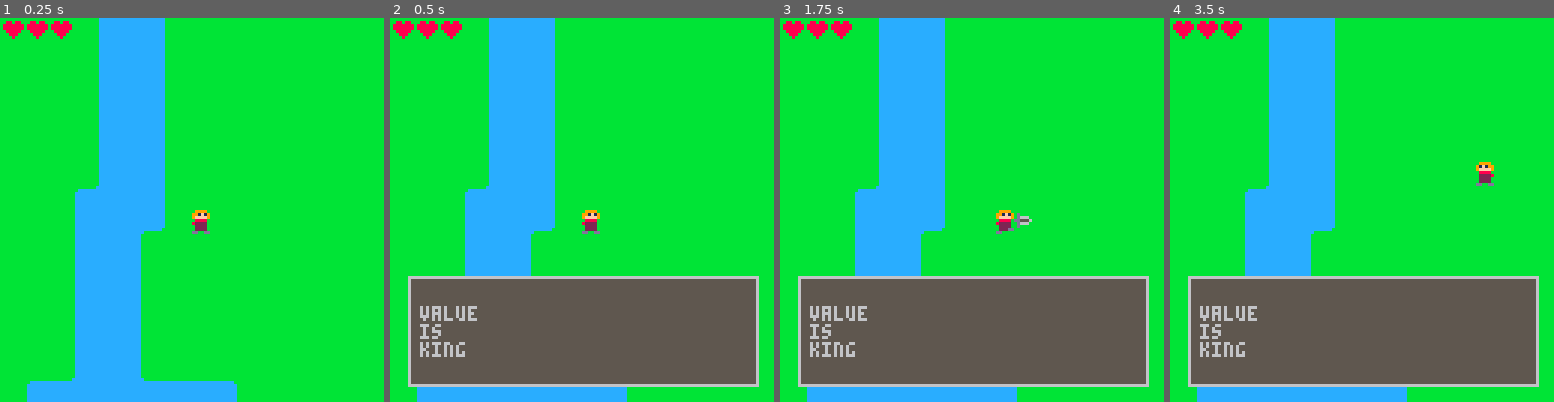
Above: before the commit, frames 1-4 (left to right).
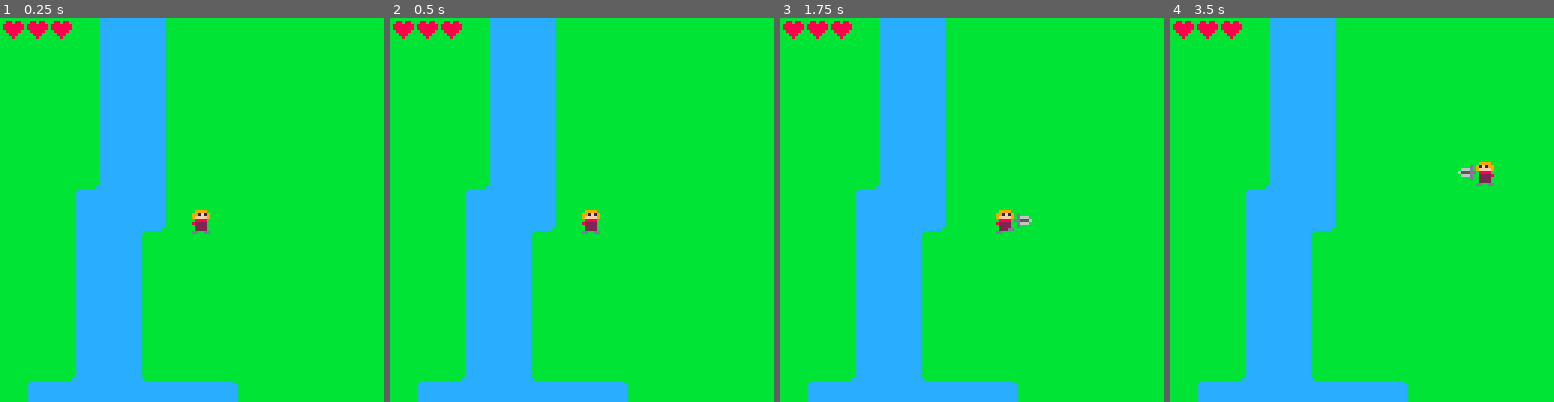
Above: after the commit, the same moments.

Repository: annydalch/pico8adventure
Game: PICO-8 cartridge adventure.p8
The game is run twice, just before and just after one commit, with the same random seed, the same clock (stepped at 60 frames per second) and the same inputs.
Inputs:
- Up to frame 1 (0.25 s): no input
- Up to frame 2 (0.5 s): tap X (X key) at 0.33 s
- Up to frame 3 (1.75 s): tap O (Z key) at 0.7, 1.7 s; tap X (X key) at 1.07 s; hold Right from 1.6 s (still down)
- Up to frame 4 (3.5 s): tap X (X key) at 1.85, 2.97 s; release Right at 2.1 s; tap O (Z key) every 0.4 s from 2.1 to 3.3 s; hold Up 2.15-2.42 s; hold Right 2.47-3.03 s; hold Left from 3.08 s (still down)

Frame 1 is identical in both runs. In frame 2, 26% of the frame differs, in the area x 4-97%, y 67-97%; in frame 3, 26%; in frame 4, 27%, in the area x 4-97%, y 38-97%.

Commit message:
cleaned up calling update and draw on entities

Diff:
--- a/adventure.p8
+++ b/adventure.p8
@@ -16,20 +16,32 @@
 end
 
 function _draw()
-	  cls()
+   cls()
    map(activescreen.x * 16, activescreen.y * 16, 0, 0, 16, 16)
-   player.draw()
+   drawentities()
    player.drawhealth()
    if (textbox.active) textbox.draw()
-   if (sword.active) sword.draw()
 end
 
 function _update()
-   player.update()
-   if (textbox.active) textbox.update()
+   if (textbox.active) then
+      textbox.update()
+   else
+      gameupdate()
+   end
+end
+
+function drawentities()
+   for thing in all(entities) do
+      thing.draw()
+   end
+end
+
+function gameupdate()
+   for thing in all(entities) do
+      thing.update()
+   end
    if (btnp(4) and not sword.active) sword.use()
-   if (sword.active) sword.update()
-   if (btnp(5)) textbox.make(30, {"value", "is", "king"})
 end
 
 function inittextbox()
@@ -128,20 +140,26 @@
    end
    sword.update = function()
       sword.counter -= 1
-      if (sword.counter == 0) sword.active = false
+      if (sword.counter == 0) then
+	 del(entities, sword)
+	 sword.active = false
+      end
    end
    sword.use = function()
       sword.active = true
+      add(entities, sword)
       sword.counter = sword.swingtime
    end
 end
 
 function initvars()
    activescreen = {}
+   entities = {}
 end
 
 function initplayer()
    player = {}
+   add(entities, player)
    player.width = 6
    player.restingsprites = {0,16,32,48}
    player.movingsprites = {{0,1,2,3},
